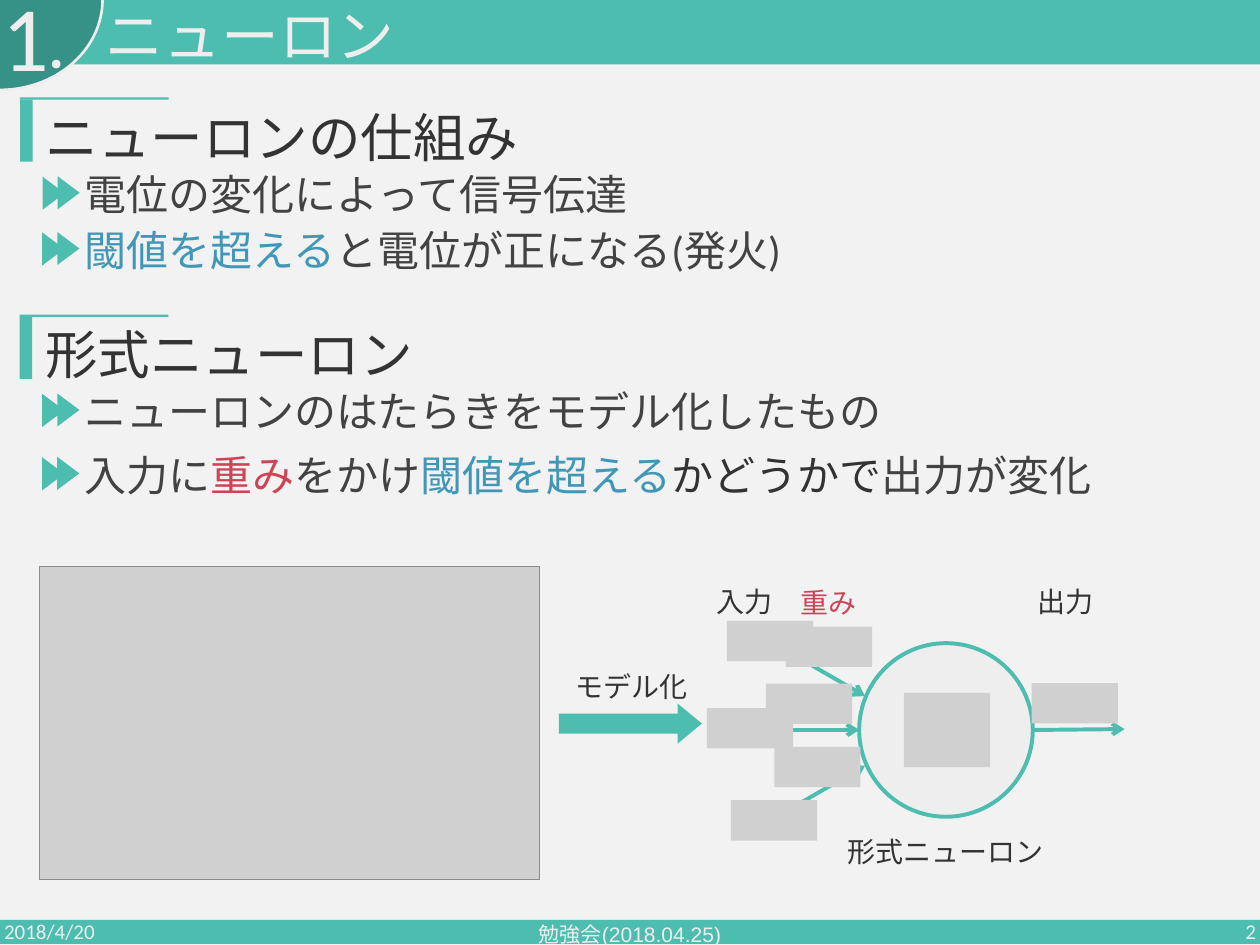
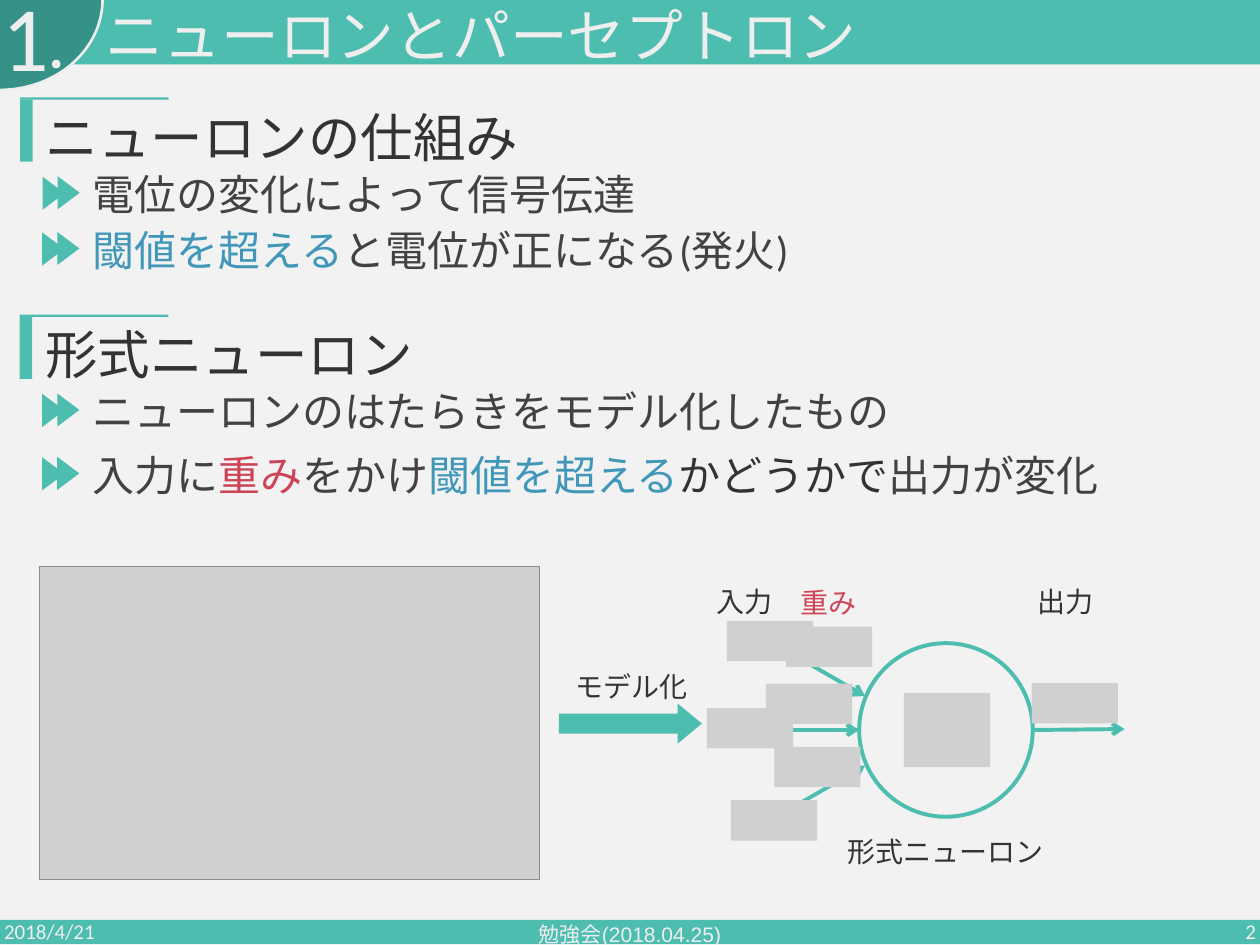
Before and after one commit to PajamaDrive/lab-study, a slide deck: slide 2 of 勉強会2018.04.25.pptx. Drawn at 1260x945 pixels with LibreOffice and Linux fonts; fonts in the diff are those of the drawing; grey boxes stand for pictures. Boxes give left, top, right and bottom in pixels: in the first picture for what was removed or moved away, otherwise in the second. Text is boxed around its words. In the diff, an @@ line names an element or a change of style, - is before the commit and + after.

Commit message:
new version

```diff
--- a/勉強会2018.04.25.pptx
+++ b/勉強会2018.04.25.pptx
@@ text at box(106, 9, 857, 73): text changed @@
-ニューロン
+ニューロンとパーセプトロン
@@ text "電位の変化によって信号伝達": place and size @@
-text "電位の変化によって信号伝達" at box(85, 174, 628, 214)
+text "電位の変化によって信号伝達" at box(93, 174, 636, 214)
@@ 3 texts: place and size @@
-3 texts at box(85, 230, 1092, 495)
+3 texts at box(92, 230, 1099, 495)
@@ text at box(4, 924, 95, 945): text changed @@
-2018/4/20
+2018/4/21
```
Also in this commit, not shown: 3 other slides changed, 7 slides added.
